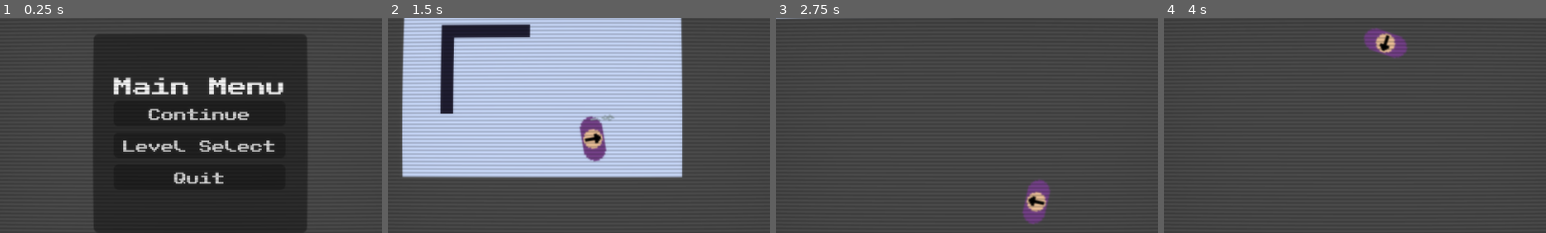
Above: before the commit, frames 1-4 (left to right).
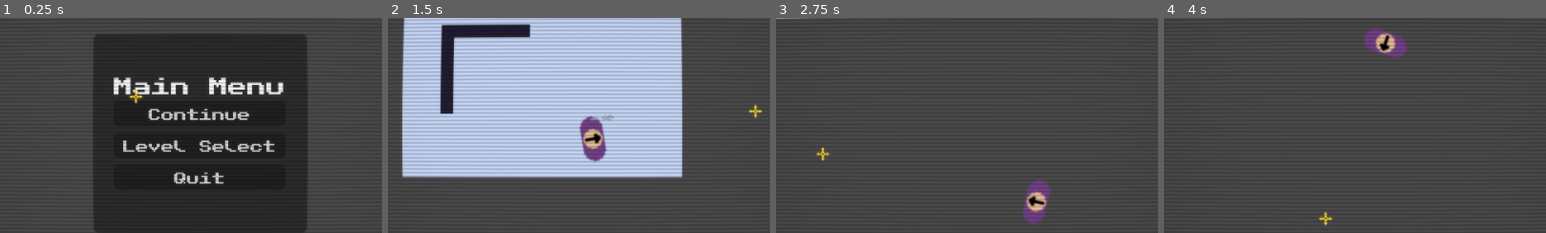
Above: after the commit, the same moments.

Repository: callumrann/gmtk-jam
Game: Godot game, scene res://scenes/main.tscn
Same seed, same stepped clock (60 frames per second), same inputs: the game is played once before the commit and once after it. Sound files missing from this copy of the repository are replaced by a short silence.
Inputs (mouse positions are % of the whole screen's width and height, from its top left):
- Up to frame 1 (0.25 s): no input
- Up to frame 2 (1.5 s): click "Continue" at 0.5 s; move the mouse to (72, 45) at 1.27 s; hold D (move_right) from 1.28 s (still down); click (72, 45) at 1.35 s
- Up to frame 3 (2.75 s): move the mouse to (30, 55) at 2.02 s; release D (move_right) at 2.03 s; hold S (move_down) from 2.03 s (still down); right-click (30, 55) at 2.1 s
- Up to frame 4 (4 s): move the mouse to (60, 28) at 2.77 s; release S (move_down) at 2.78 s; hold D (move_right) 2.78-3.53 s; click (60, 28) at 2.85 s; move the mouse to (45, 70) at 3.52 s; hold W (move_up) from 3.53 s (still down); right-click (45, 70) at 3.6 s
The pictures show only the part of the screen within x 24-74%, y 23-73%; the shares and areas given below are measured in that part.

The runs differ from the first frame. In frame 1, 0.1% of the frame differs, in the area x 33-38%, y 33-40%; in frame 2, 0.1%; in frame 3, 0.1%; in frame 4, 0.1%, in the area x 40-44%, y 90-97%.

Commit message:
feat: replace cursor with image (note above subviewport currently), and make crt effect strength modifiable

Diff:
--- a/assets/shaders/crt.gdshader
+++ b/assets/shaders/crt.gdshader
@@ -3,6 +3,7 @@
 
 const float curvature = 5.0;
 const float vignette_multiplier = 0.5;
+const float effect_strength = 1.0;
 
 uniform sampler2D screen_texture: hint_screen_texture, filter_linear_mipmap;
 
@@ -16,5 +17,9 @@
 
 	vec3 screen_color = textureLod(screen_texture, (warped_uv + 1.0) / 2.0, 0.2).rgb * cutoff * scanlines;
 	screen_color -= vignette * vignette_multiplier;
-	COLOR = vec4(screen_color, 1.0);
+
+	vec3 original_color = texture(screen_texture, SCREEN_UV).rgb;
+	vec3 final_color = mix(original_color, screen_color, effect_strength);
+
+	COLOR = vec4(final_color, 1.0);
 }
--- a/scenes/main.tscn
+++ b/scenes/main.tscn
@@ -2,6 +2,7 @@
 
 [ext_resource type="Script" uid="uid://blfpidw8xvk3e" path="res://scripts/main.gd" id="1_o5qli"]
 [ext_resource type="Shader" uid="uid://cupsbn528lsv3" path="res://assets/shaders/crt.gdshader" id="2_0wfyh"]
+[ext_resource type="Texture2D" uid="uid://16q11hlggi45" path="res://assets/sprites/crosshair.png" id="3_sugp2"]
 
 [sub_resource type="ShaderMaterial" id="ShaderMaterial_0wfyh"]
 shader = ExtResource("2_0wfyh")
@@ -9,6 +10,17 @@
 [sub_resource type="QuadMesh" id="QuadMesh_o5qli"]
 size = Vector2(960, 540)
 center_offset = Vector3(480, 270, 0)
+
+[sub_resource type="SpriteFrames" id="SpriteFrames_tebl0"]
+animations = [{
+"frames": [{
+"duration": 1.0,
+"texture": ExtResource("3_sugp2")
+}],
+"loop": 1,
+"name": &"default",
+"speed": 5.0
+}]
 
 [node name="Main" type="Node2D" unique_id=485929088]
 process_mode = 3
@@ -38,3 +50,7 @@
 [node name="MeshInstance2D" type="MeshInstance2D" parent="CRT" unique_id=1115838957]
 material = SubResource("ShaderMaterial_0wfyh")
 mesh = SubResource("QuadMesh_o5qli")
+
+[node name="Cursor" type="AnimatedSprite2D" parent="." unique_id=1339186632]
+z_index = 5
+sprite_frames = SubResource("SpriteFrames_tebl0")
--- a/scripts/autoloads/scene_manager.gd
+++ b/scripts/autoloads/scene_manager.gd
@@ -7,6 +7,8 @@
 
 func _do_show_scene(path: String) -> void:
 	for child in subviewport.get_children():
+		if child.name == "Cursor":
+			continue
 		child.queue_free()
 	var new_scene = load(path).instantiate()
 	subviewport.add_child(new_scene)
--- a/scripts/main.gd
+++ b/scripts/main.gd
@@ -1,5 +1,12 @@
 extends Node2D
 
+@onready var cursor: AnimatedSprite2D = $"Cursor"
+
 func _ready() -> void:
+	Input.mouse_mode = Input.MOUSE_MODE_HIDDEN
+
 	SceneManager.subviewport = $"SubViewportContainer/SubViewport"
 	SceneManager.show_scene("res://scenes/menus/main_menu.tscn")
+
+func _process(delta: float) -> void:
+	cursor.global_position = get_global_mouse_position()
--- a/scripts/things/player.gd
+++ b/scripts/things/player.gd
@@ -55,3 +55,8 @@
 	var movement_vector: Vector2 = Input.get_vector("move_left", "move_right", "move_up", "move_down")
 	velocity = movement_vector * k_movement_speed
 	move_and_slide()
+
+# make bullet despawn on wall hit
+# make bullet damange enemies
+# make bullet go towards cursor
+# add cursor visual, and hide user cursor
Binary file added: assets/sprites/crosshair.png
Not shown, added: assets/sprites/crosshair.png.import
